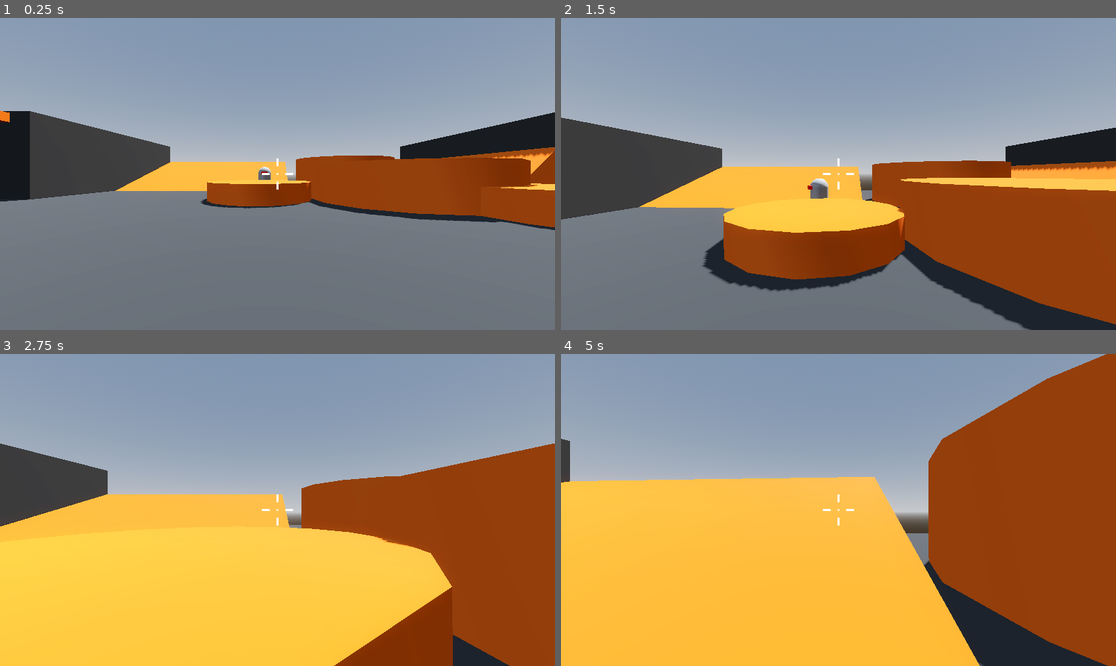
Above: before the commit, frames 1-4 (two rows, left to right).
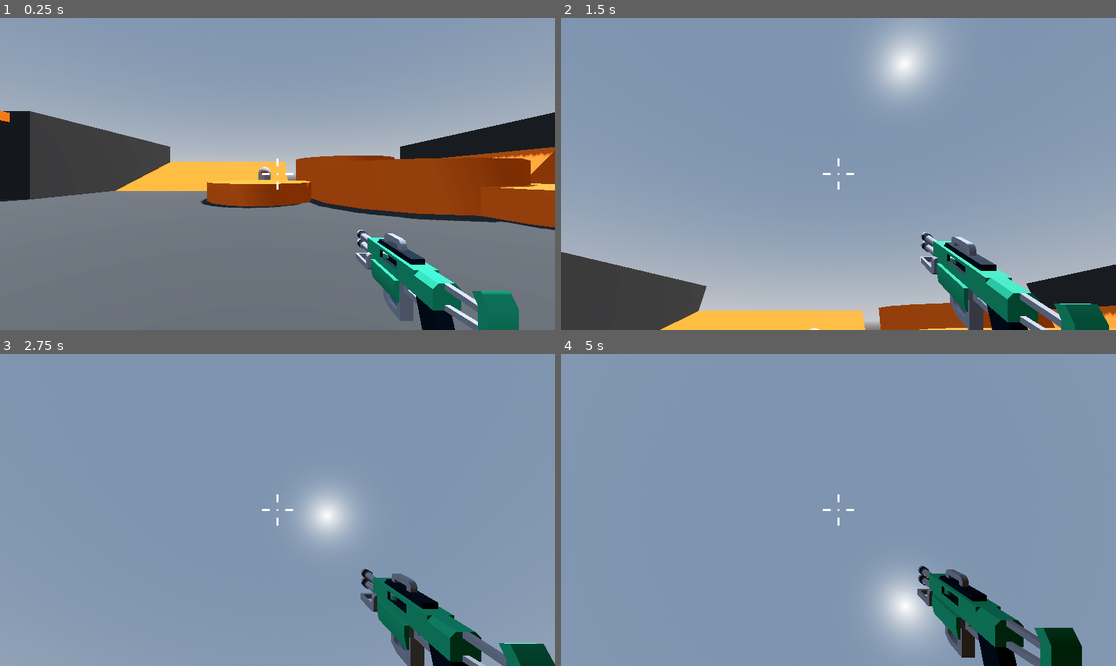
Above: after the commit, the same moments.

Repository: tnargy/RoboRampage
Game: Godot game, scene res://Levels/Sandbox.tscn
The game is run twice, just before and just after one commit, with the same random seed, the same clock (stepped at 60 frames per second) and the same inputs.
Inputs (mouse positions are in pixels of both pictures, inside the frame that each line leads up to):
- Up to frame 1 (0.25 s): no input
- Up to frame 2 (1.5 s): tap Enter at 0.5 s; move the mouse to (866, 174) at 0.52 s; press the mouse at (866, 174) at 0.53 s; hold W (move_forward) from 0.53 s (still down); tap Space (jump) at 0.77 s; move the mouse to (810, 174) at 1.27 s; release the mouse at (810, 174) at 1.28 s; click (810, 174) at 1.35 s
- Up to frame 3 (2.75 s): keep holding W (move_forward); tap Space (jump) at 1.52 s; move the mouse to (288, 503) at 2.02 s; press the mouse at (288, 503) at 2.03 s
- Up to frame 4 (5 s): keep holding W (move_forward); move the mouse to (832, 516) at 2.77 s; release the mouse at (832, 516) at 2.78 s; click (832, 516) at 2.85 s; tap Space (jump) at 3.02, 3.77, 4.52 s; move the mouse to (877, 513) at 3.52 s; press the mouse at (877, 513) at 3.53 s; move the mouse to (794, 506) at 4.27 s; release the mouse at (794, 506) at 4.28 s; click (794, 506) at 4.35 s

The runs differ from the first frame. In frame 1, 4.4% of the frame differs, in the area x 64-94%, y 67-100%; in frame 2, 72%; in frame 3, 71%; in frame 4, 76%, in the area x 0-100%, y 0-100%.

Commit message:
Added gun and fire/recoil

Diff:
--- a/Player/Player.tscn
+++ b/Player/Player.tscn
@@ -1,7 +1,8 @@
-[gd_scene load_steps=6 format=3 uid="uid://bsu3gmgu7rb31"]
+[gd_scene load_steps=7 format=3 uid="uid://bsu3gmgu7rb31"]
 
 [ext_resource type="Script" uid="uid://ct83tvyif8c5j" path="res://Player/player.gd" id="1_kr7bg"]
 [ext_resource type="Script" uid="uid://dba8wg8u2iunn" path="res://Player/smooth_camera.gd" id="2_oslpa"]
+[ext_resource type="PackedScene" uid="uid://d11p1sllssfm2" path="res://Weapons/blaster_p.tscn" id="3_ddoul"]
 [ext_resource type="Texture2D" uid="uid://b1c2lu23ubtb" path="res://assets/crosshairs/crosshair010.png" id="4_ae8mj"]
 
 [sub_resource type="CapsuleMesh" id="CapsuleMesh_oe56q"]
@@ -26,6 +27,9 @@
 top_level = true
 script = ExtResource("2_oslpa")
 
+[node name="blasterP" parent="CameraPivot/SmoothCamera" instance=ExtResource("3_ddoul")]
+transform = Transform3D(-1, 0, -8.74228e-08, 0, 1, 0, 8.74228e-08, 0, -1, 0.6, -0.5, -1)
+
 [node name="CenterContainer" type="CenterContainer" parent="."]
 anchors_preset = 15
 anchor_right = 1.0
--- /dev/null
+++ b/Weapons/blaster_p.tscn
@@ -0,0 +1,9 @@
+[gd_scene load_steps=3 format=3 uid="uid://d11p1sllssfm2"]
+
+[ext_resource type="PackedScene" uid="uid://c6yknno6ogb1q" path="res://assets/blasters/blasterP.glb" id="1_ch6qr"]
+[ext_resource type="PackedScene" uid="uid://nfyllb24rj6r" path="res://Weapons/hitscan_weapon.tscn" id="2_kxxv4"]
+
+[node name="blasterP" instance=ExtResource("1_ch6qr")]
+
+[node name="HitscanWeapon" parent="." index="1" node_paths=PackedStringArray("weapon_mesh") instance=ExtResource("2_kxxv4")]
+weapon_mesh = NodePath("../blasterP")
--- /dev/null
+++ b/Weapons/hitscan_weapon.gd
@@ -0,0 +1,28 @@
+extends Node3D
+
+@export var fire_rate := 14.0
+@export var recoil_x := 4
+@export var recoil_z := 0.05
+@export var weapon_mesh : MeshInstance3D
+@onready var cooldown = %Cooldown
+@onready var weapon_position : Vector3 = weapon_mesh.position
+var camera_pivot
+
+
+func _ready():
+	var player = get_tree().get_first_node_in_group("player")
+	camera_pivot = player.find_child("CameraPivot")
+
+# Called every frame. 'delta' is the elapsed time since the previous frame.
+func _process(delta):
+	if Input.is_action_pressed("fire"):
+		shoot()
+
+	weapon_mesh.position = weapon_mesh.position.lerp(weapon_position, delta * 5)
+
+
+func shoot():
+	if cooldown.is_stopped():
+		cooldown.start(1.0 / fire_rate)
+		weapon_mesh.position.z -= recoil_z
+		camera_pivot.rotation_degrees.x += recoil_x
--- /dev/null
+++ b/Weapons/hitscan_weapon.tscn
@@ -0,0 +1,10 @@
+[gd_scene load_steps=2 format=3 uid="uid://nfyllb24rj6r"]
+
+[ext_resource type="Script" uid="uid://lc8v2rbgdc71" path="res://Weapons/hitscan_weapon.gd" id="1_ngl63"]
+
+[node name="HitscanWeapon" type="Node3D"]
+script = ExtResource("1_ngl63")
+
+[node name="Cooldown" type="Timer" parent="."]
+unique_name_in_owner = true
+one_shot = true
--- a/project.godot
+++ b/project.godot
@@ -75,3 +75,9 @@
 "events": [Object(InputEventJoypadMotion,"resource_local_to_scene":false,"resource_name":"","device":-1,"axis":3,"axis_value":1.0,"script":null)
 ]
 }
+fire={
+"deadzone": 0.2,
+"events": [Object(InputEventMouseButton,"resource_local_to_scene":false,"resource_name":"","device":-1,"window_id":0,"alt_pressed":false,"shift_pressed":false,"ctrl_pressed":false,"meta_pressed":false,"button_mask":1,"position":Vector2(194, 22),"global_position":Vector2(203, 70),"factor":1.0,"button_index":1,"canceled":false,"pressed":true,"double_click":false,"script":null)
+, Object(InputEventJoypadButton,"resource_local_to_scene":false,"resource_name":"","device":-1,"button_index":0,"pressure":0.0,"pressed":false,"script":null)
+]
+}
Not shown, added: Weapons/hitscan_weapon.gd.uid
Binary file added: assets/blasters/blasterA.glb
Not shown, added: assets/blasters/blasterA.glb.import
Binary file added: assets/blasters/blasterB.glb
Not shown, added: assets/blasters/blasterB.glb.import
Binary file added: assets/blasters/blasterC.glb
Not shown, added: assets/blasters/blasterC.glb.import
Binary file added: assets/blasters/blasterD.glb
Not shown, added: assets/blasters/blasterD.glb.import
Binary file added: assets/blasters/blasterE.glb
Not shown, added: assets/blasters/blasterE.glb.import
Binary file added: assets/blasters/blasterF.glb
(and 101 more such lines)
